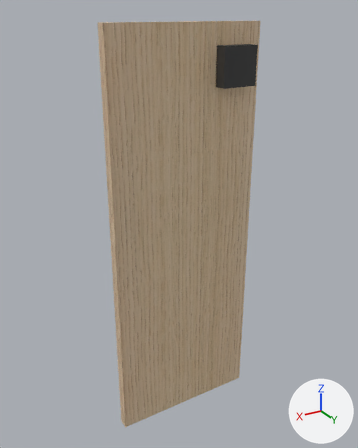
Two versions of the glTF model 2025-284-C04-Resepsjon-hoyskap/sim/A_skyvedor_front.glb, one commit apart.
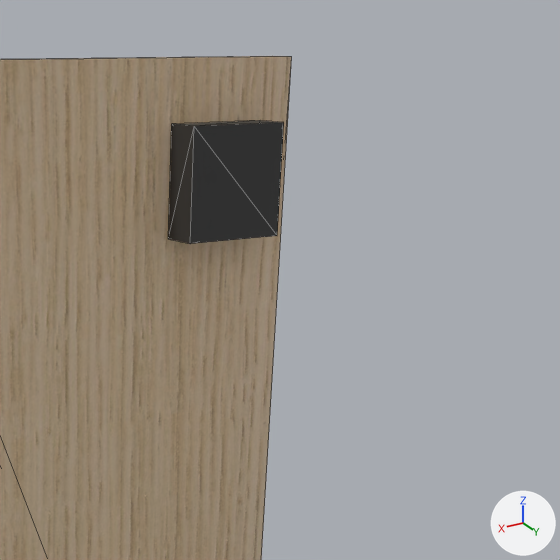
Old and new are each drawn whole from a 50 mm lens placed at (959.0, 339.0, 887.0), pointed at (521.0, -392.0, 521.0) and again close up on the part from 43% to 100% of the width and 0% to 45% of the height. The lights are fixed; the arrows at lower right show +X, +Y and +Z. The older version's two pictures come first. The close-ups show mesh edges as thin lines. Vertices at exactly the same position are counted once.

The first close-up shows '2025-284 Resepsjon høyskap'.
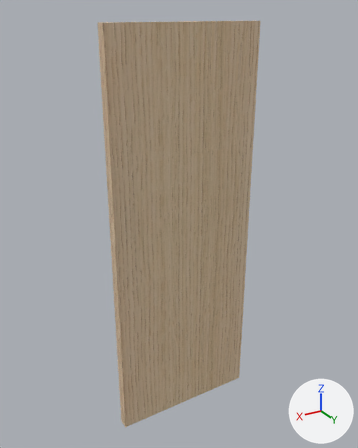
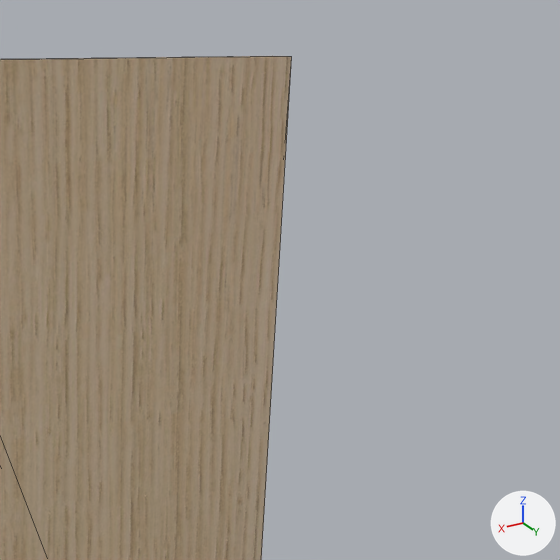
Pixel boxes (x1, y1, x2, y2) of what changed, in the close-ups (560 x 560 px):
part 1 of me_mesh_0, deleted: before (168, 120, 284, 244)

Patch to the scene script:
```diff
--- a/2025-284-C04-Resepsjon-hoyskap/sim/A_skyvedor_front.glb.py
+++ b/2025-284-C04-Resepsjon-hoyskap/sim/A_skyvedor_front.glb.py
@@ me_mesh_0 @@
 # used by ob_2025_284_resepsjon_høyskap; location = (0.0, 0.0, 0.0)
-me_mesh_0.from_pydata(...)  # 16 vertices, 24 faces; spans x 370.0..659.0, y -393.0..-351.0, z 109.0..871.0
+me_mesh_0.from_pydata(...)  # 8 vertices, 12 faces; spans x 370.0..659.0, y -393.0..-374.0, z 109.0..871.0
+# me_mesh_0 part 1: the loose piece of 8 vertices spanning x 392.0..459.0, y -374.0..-351.0, z 768.0..834.0 is deleted
 me_mesh_0.materials.append(mat_eik_hvitpigmentert)
-me_mesh_0.materials.append(mat_beslag_sort)  # dark grey #3f3f3f
```
